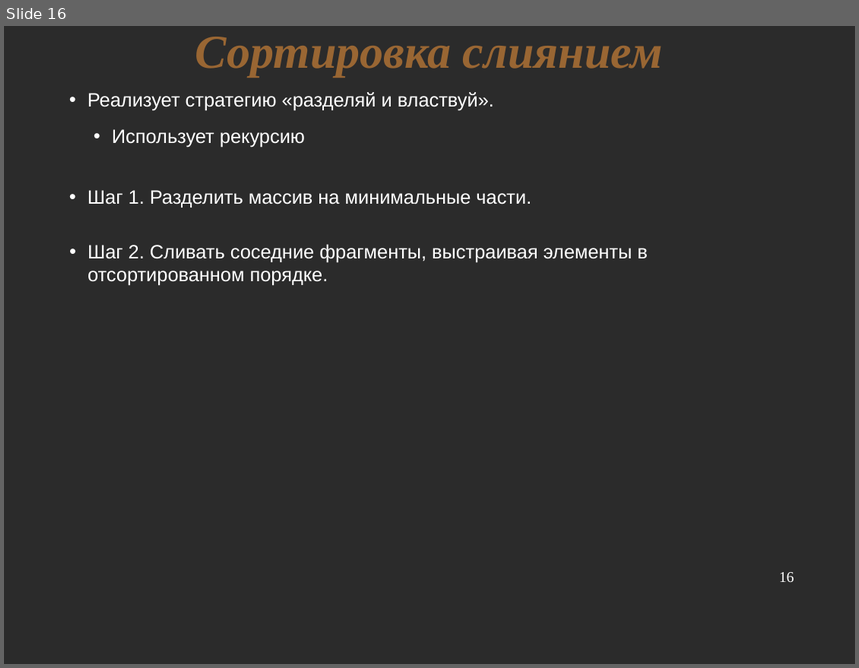
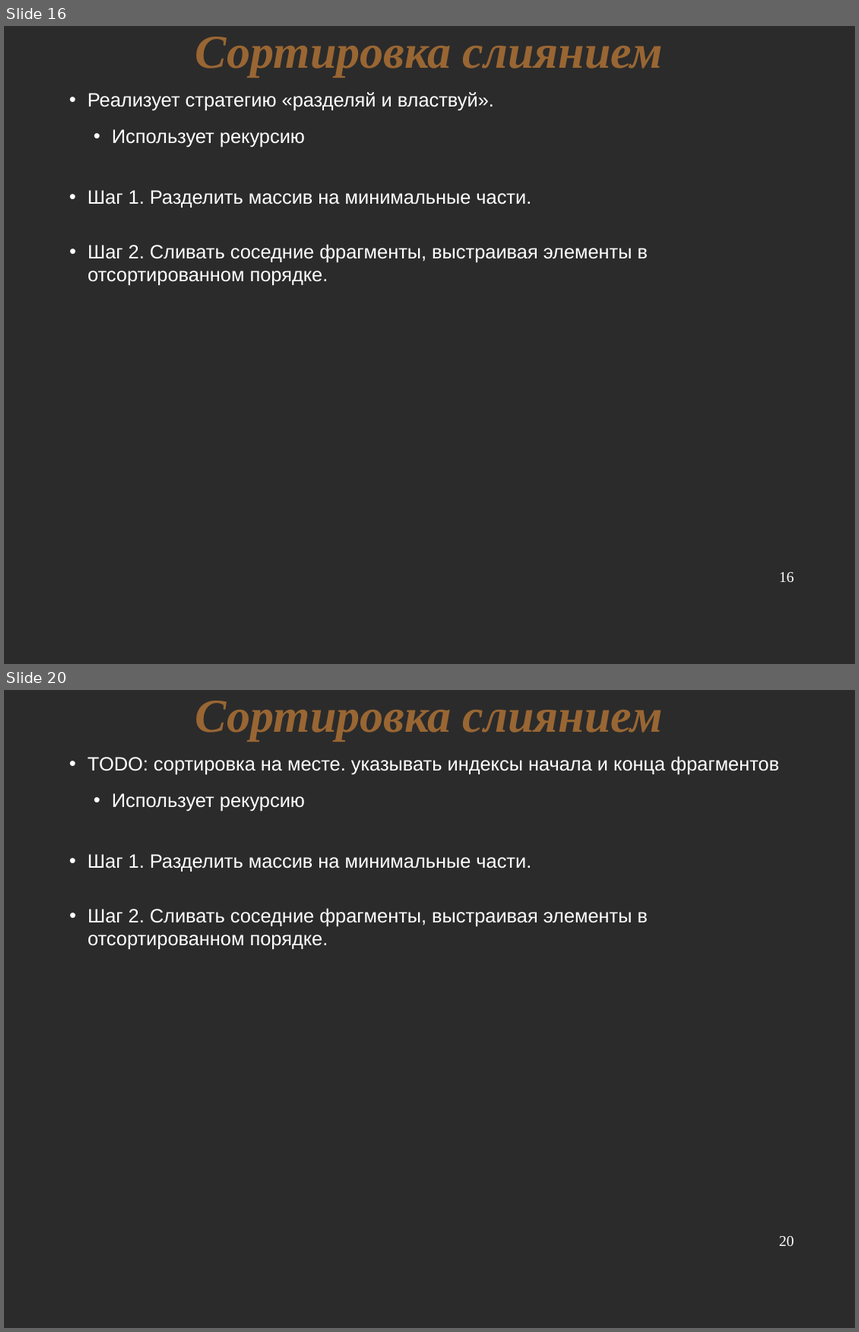
Before and after one commit to nkrot/rufsl, a slide deck: lectures/sorting.odp. Shown one above the other, each under a label of ours: slide 16 before the commit, slides 16 and 20 after it; the slides between them are not shown. The pictures are 859x668 and 859x1332 pixels, drawn with LibreOffice and Linux fonts; fonts in the diff are those of the drawing; background and template pictures are left out; a plain dark background stands for a picture behind light text. Boxes give left, top, right and bottom in pixels: in the first picture for what was removed or moved away, otherwise in the second. Text is boxed around its words. In the diff, an @@ line names an element or a change of style, - is before the commit and + after.

```diff
--- a/lectures/sorting.odp
+++ b/lectures/sorting.odp
@@ slide 20 added at (4, 690, 855, 1328), background picture (left out) @@
@@ title added at (196, 701, 663, 741), 44 pt, text #996633, bold, italic @@
+Сортировка слиянием
@@ text added at (88, 756, 779, 774), 18 pt, text #FFFFFF @@
+• TODO: сортировка на месте. указывать индексы начала и конца фрагментов
@@ text added at (112, 793, 305, 811), 18 pt, text #FFFFFF @@
+• Использует рекурсию
@@ text added at (88, 854, 531, 872), 18 pt, text #FFFFFF @@
+• Шаг 1. Разделить массив на минимальные части.
@@ text added at (88, 908, 648, 950), 18 pt, text #FFFFFF @@
+• Шаг 2. Сливать соседние фрагменты, выстраивая элементы в отсортированном порядке.
@@ page number added at (779, 1236, 794, 1246), 14 pt, text #FFFFFF @@
+20
```
Also in this commit, not shown: 2 slides changed, 1 other slide added, 1 slide removed, 1 other file.
